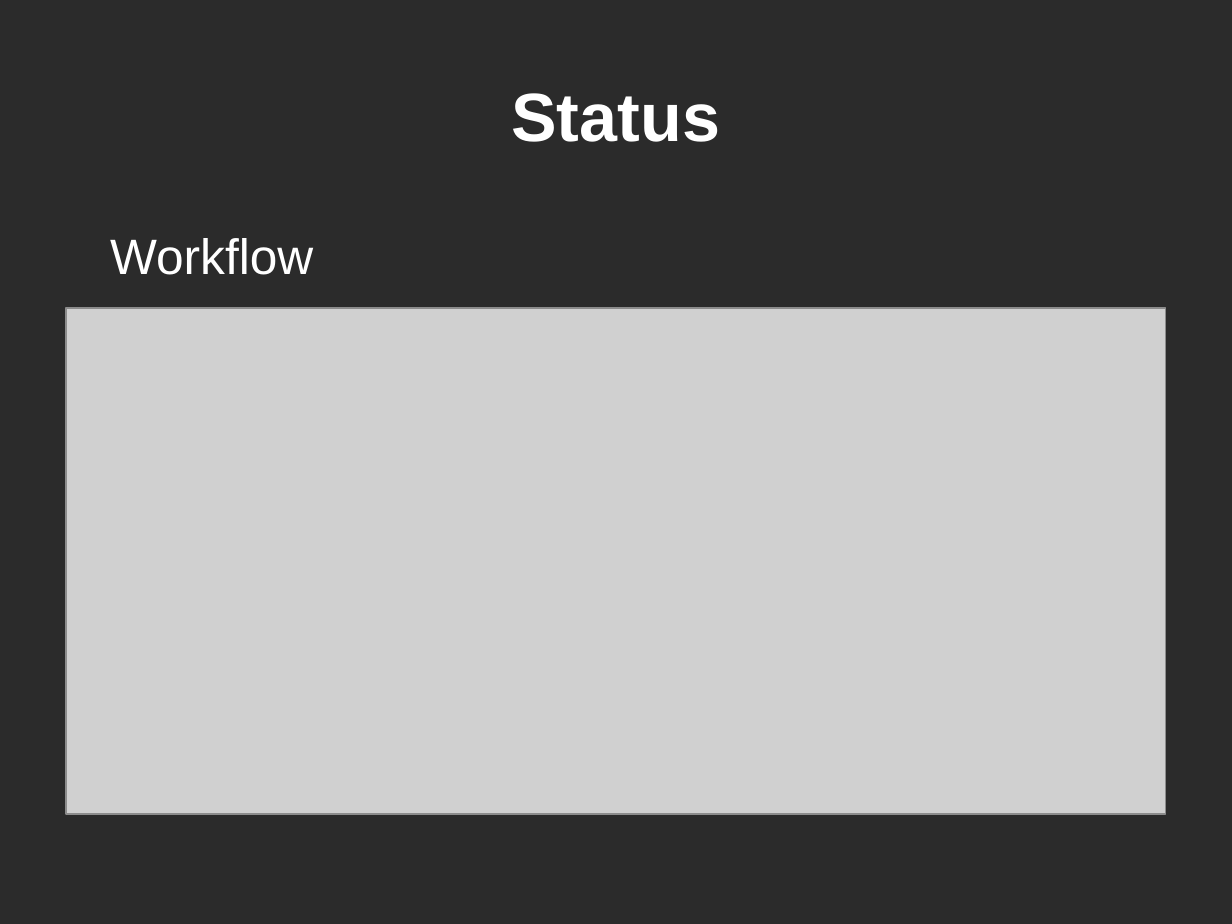
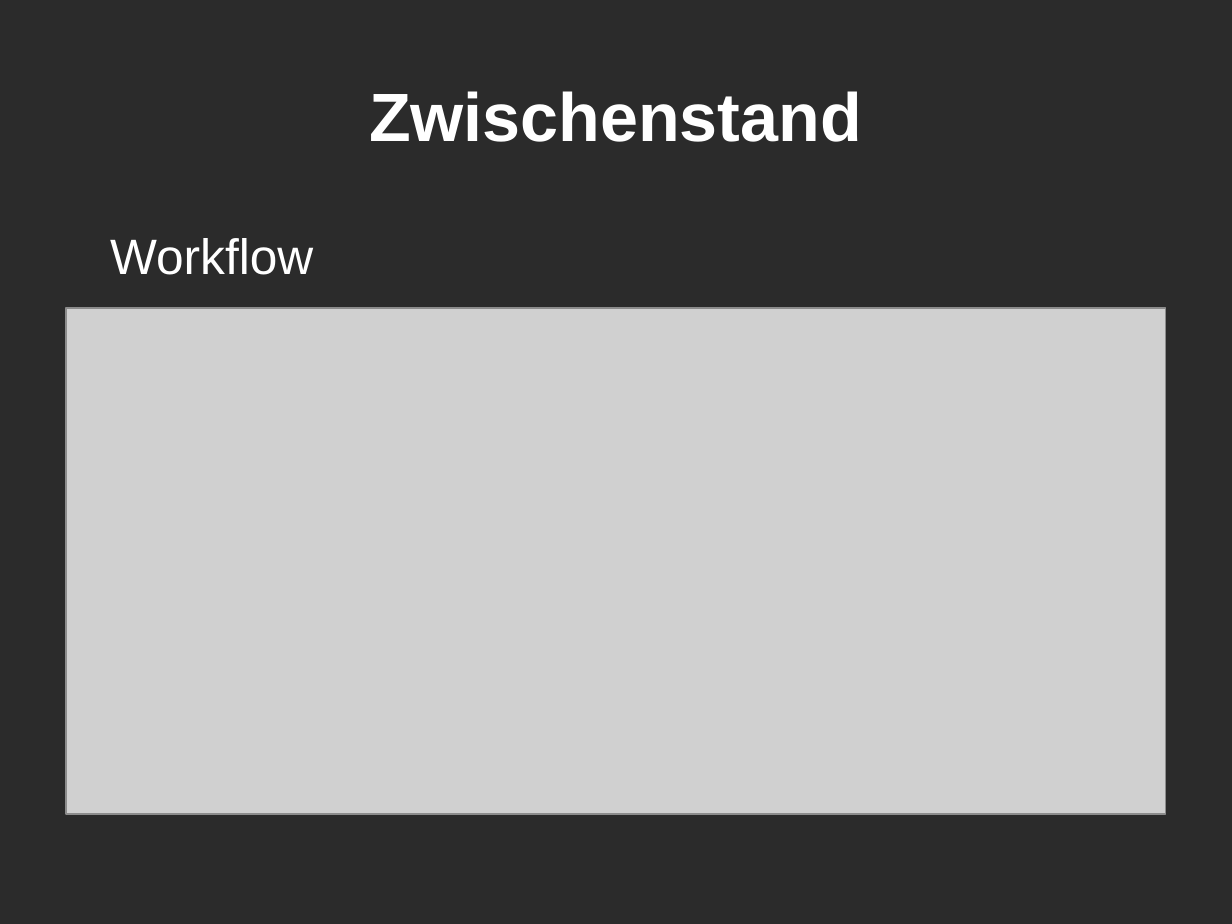
Before and after one commit to KLyko/LimesWebService, a slide deck: slide 5 of doc/overview_08-05-12/presentation.odp (slide 6 before the commit). Drawn at 1232x924 pixels with LibreOffice and Linux fonts; fonts in the diff are those of the drawing; grey boxes stand for pictures; background and template pictures are left out; a plain dark background stands for a picture behind light text. Boxes give left, top, right and bottom in pixels: in the first picture for what was removed or moved away, otherwise in the second. Text is boxed around its words. In the diff, an @@ line names an element or a change of style, - is before the commit and + after.

```diff
--- a/doc/overview_08-05-12/presentation.odp
+++ b/doc/overview_08-05-12/presentation.odp
@@ title at <box>369,91,862,142</box>: text changed @@
-Status
+Zwischenstand
```
Also in this commit, not shown: 1 other slide changed, 4 slides added, 2 slides removed.
